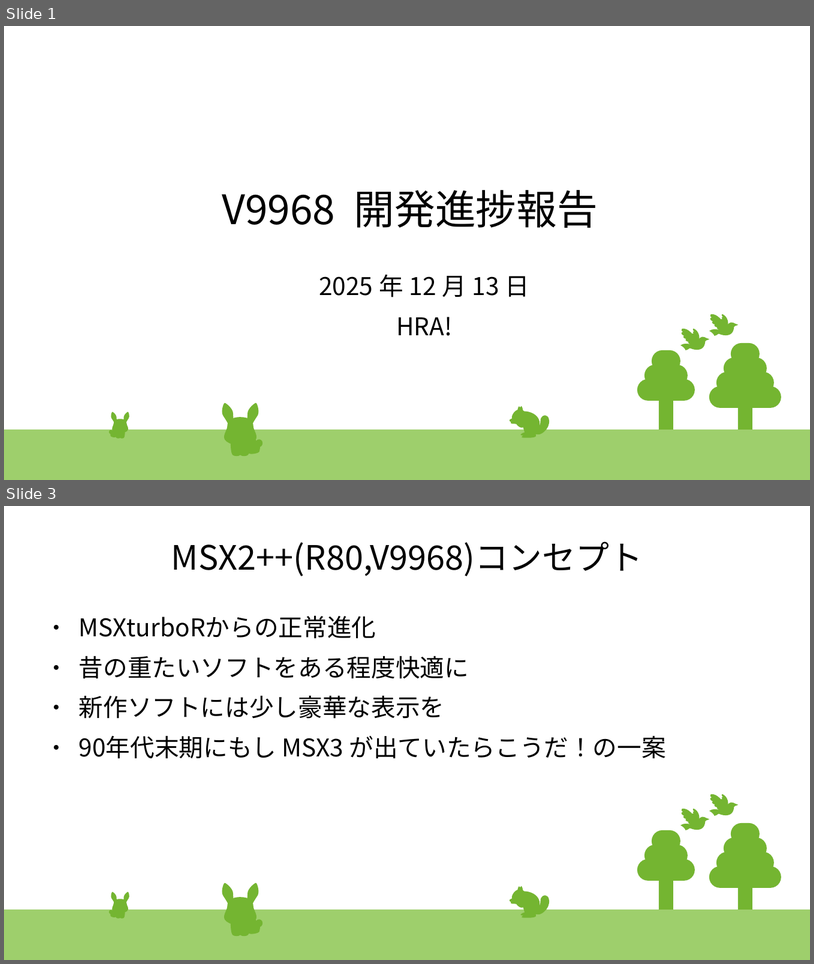
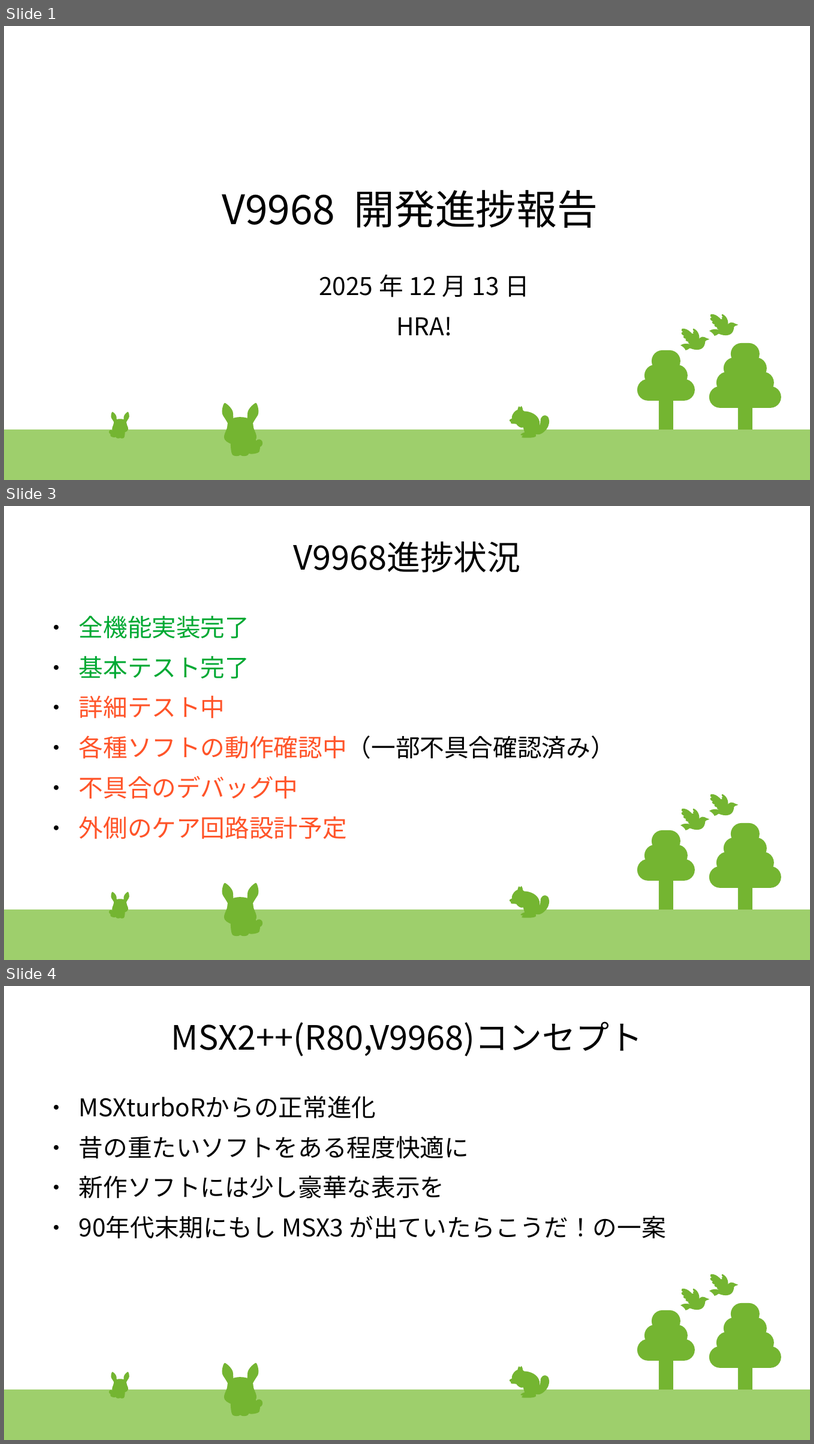
Before and after one commit to hra1129/TangCartMSX, a slide deck: RTL/tangnano20k_vdp_cartridge_rev2_step1/src/th9958/devcon/doc/2025_Dec_13th_v9968progress.odp. Shown one above the other, each under a label of ours: slides 1 and 3 before the commit, slides 1, 3 and 4 after it; the slides between them are not shown. The pictures are 814x964 and 814x1444 pixels, drawn with LibreOffice and Linux fonts; fonts in the diff are those of the drawing. Boxes give left, top, right and bottom in pixels: in the first picture for what was removed or moved away, otherwise in the second. Text is boxed around its words. In the diff, an @@ line names an element or a change of style, - is before the commit and + after.

```diff
--- a/RTL/tangnano20k_vdp_cartridge_rev2_step1/src/th9958/devcon/doc/2025_Dec_13th_v9968progress.odp
+++ b/RTL/tangnano20k_vdp_cartridge_rev2_step1/src/th9958/devcon/doc/2025_Dec_13th_v9968progress.odp
@@ slide 3 added at bbox=[4, 506, 810, 960], background #FFFFFF; not listed: 87 template elements that a slide beside it also shows @@
@@ title added at bbox=[293, 541, 521, 573], 33 pt, text #000000 @@
+V9968進捗状況
@@ text added at bbox=[79, 615, 615, 839], 24 pt, text #FF5429 @@
+● 全機能実装完了
+● 基本テスト完了
+● 詳細テスト中
+● 各種ソフトの動作確認中（一部不具合確認済み）
+● 不具合のデバッグ中
+● 外側のケア回路設計予定
@@ what was slide 3 is now slide 4 @@
```
Also in this commit, not shown: 1 slide changed, 3 other files.
